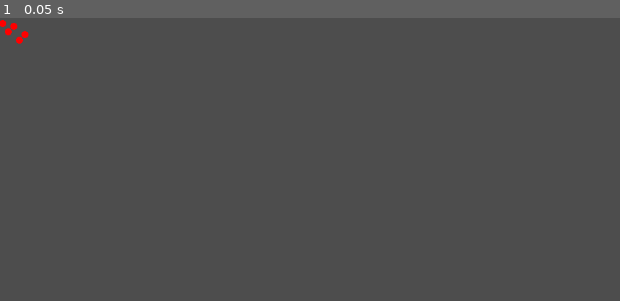
Above: before the commit, frame 1.
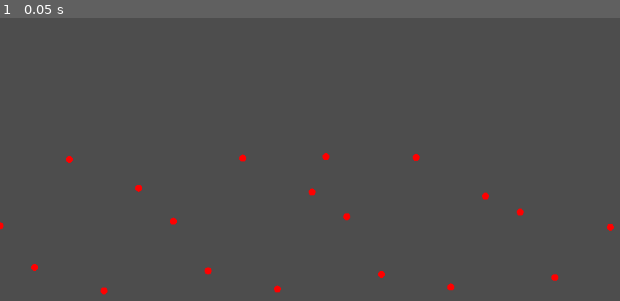
Above: after the commit, the same moment.

Repository: Ayadayi/Tissu_cardiaque
Game: Godot game, scene res://node_2d.tscn
Two runs of this game, one before a commit and one after it. Both use one fixed random seed, a clock stepped at 60 frames per second and the inputs below. The project has no main scene, so this scene is started directly.
Inputs:
- Up to frame 1 (0.05 s): no input

The runs differ from the first frame. In frame 1, 0.6% of the frame differs, in the area x 0-100%, y 0-98%.

Commit message:
V1.1
affiche les points d'une courbe

Diff:
--- a/courbe/dessinateur_points.gd
+++ b/courbe/dessinateur_points.gd
@@ -1,28 +1,44 @@
 extends Control
 
-# Liste des points de la courbe en coordonnées normales (0.0 à 1.0)
-var points_normaux = [
-	Vector2(0.1, 0.2),
-	Vector2(0.3, 0.5),
-	Vector2(0.5, 0.3),
-	Vector2(0.7, 0.8),
-	Vector2(0.9, 0.6)
+# Paramètres pour la sinusoïde
+var amplitude = 100
+var fréquence = 0.05
+var phase = 0
+
+# Tableau pour stocker les points sinusoïdaux (en dur)
+var points_sinusoidaux = [
+	Vector2(0, 300),
+	Vector2(50, 280),
+	Vector2(100, 250),
+	Vector2(150, 230),
+	Vector2(200, 210),
+	Vector2(250, 180),
+	Vector2(300, 150),
+	Vector2(350, 120),
+	Vector2(400, 100),
+	Vector2(450, 120),
+	Vector2(470, 140),
+	Vector2(500, 180),
+	Vector2(550, 140),
+	Vector2(600, 130),
+	Vector2(650, 110),
+	Vector2(700, 80),
+	Vector2(750, 60),
+	Vector2(800, 70),
+	Vector2(880, 80)
 ]
 
 func _ready():
-	# Redessine lorsque la taille change
-	connect("resized", Callable(self, "_on_resized"))
+	# Mettre à jour les points avec les valeurs sinusoïdales
+	for i in range(points_sinusoidaux.size()):
+		var x = points_sinusoidaux[i].x
+		var y = amplitude * sin(fréquence * x + phase) + 300  # Calculer la valeur Y en fonction de la sinusoïde
+		points_sinusoidaux[i] = Vector2(x, y)  # Mettre à jour la position Y de chaque point
+
+	# Demander un redessin
 	queue_redraw()
 
 func _draw():
-	# Obtenir la taille actuelle du Control (qui correspond à celle du TextureRect)
-	var taille = get_size()
-	for point_normal in points_normaux:
-		# Convertir les coordonnées normales en coordonnées locales
-		var point_local = Vector2(point_normal.x * taille.x, point_normal.y * taille.y)
-		draw_circle(point_local, 5, Color(1, 0, 0))  # Dessine un cercle rouge de rayon 5
-
-func _on_resized():
-	# Redessine les points lorsque la taille change
-	queue_redraw()
-	### comment
+	# Dessiner les points sans les relier
+	for point in points_sinusoidaux:
+		draw_circle(point, 5, Color(1, 0, 0))  # Afficher chaque point sous forme de cercle rouge de rayon 5
